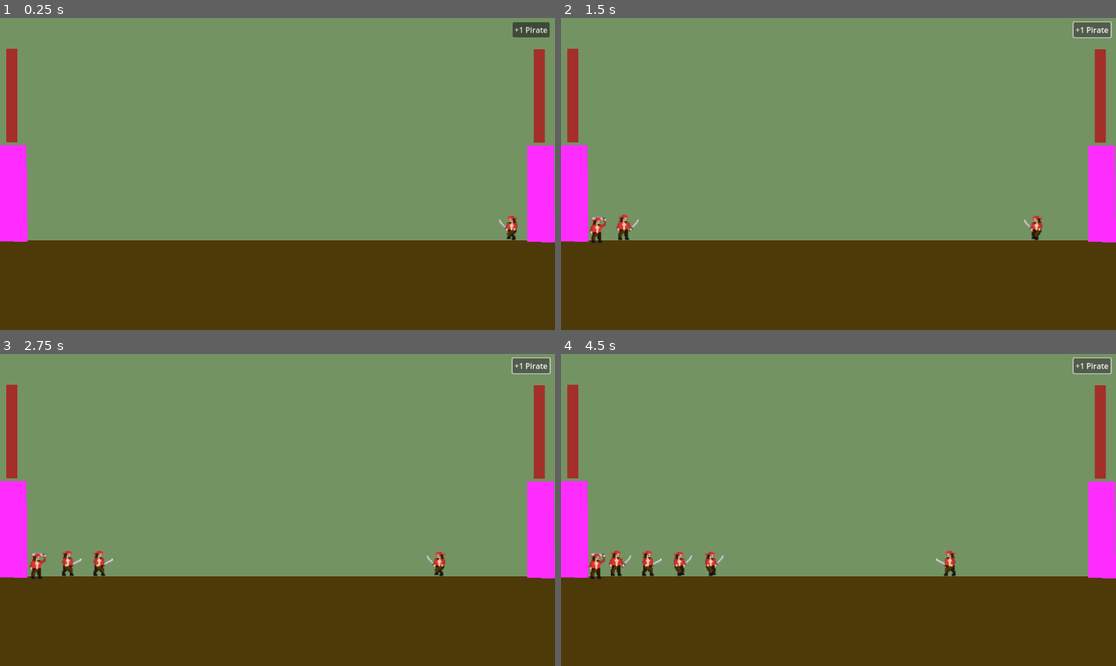
Above: before the commit, frames 1-4 (two rows, left to right).
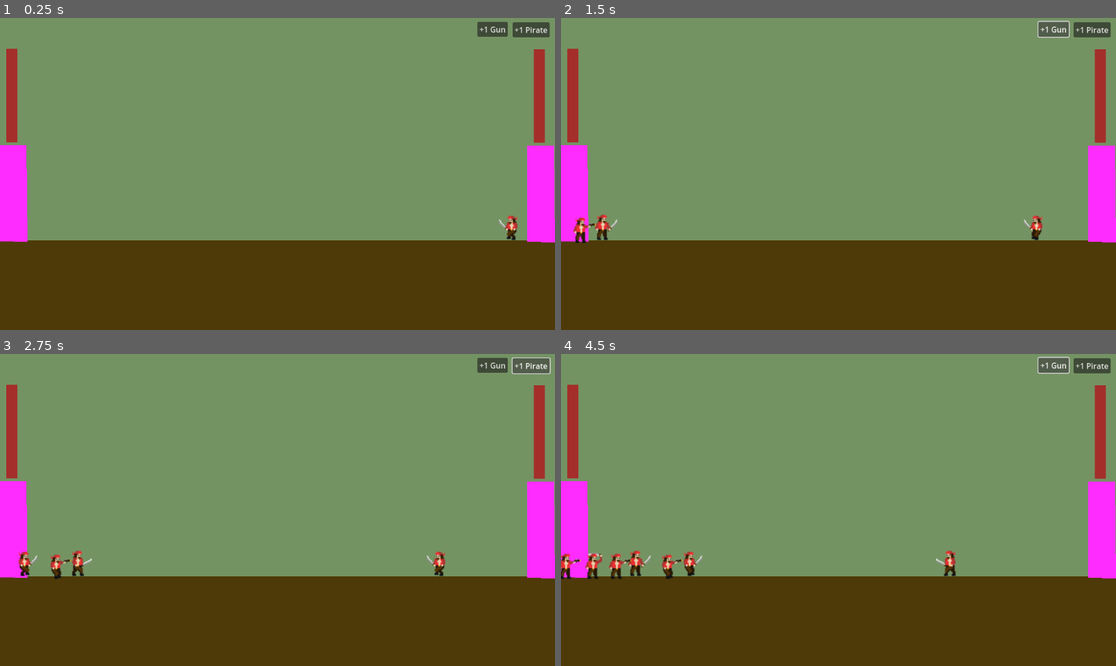
Above: after the commit, the same moments.

Repository: Krayorn/age-of-war
Game: Godot game, scene res://World/World.tscn
The game is run twice, just before and just after one commit, with the same random seed, the same clock (stepped at 60 frames per second) and the same inputs.
Inputs:
- Up to frame 1 (0.25 s): no input
- Up to frame 2 (1.5 s): click "+1 Pirate" at 0.5 s; click "+1 Pirate" (after the commit: "+1 Gun") at 1.25 s
- Up to frame 3 (2.75 s): click "+1 Pirate" at 2 s
- Up to frame 4 (4.5 s): click "+1 Pirate" (after the commit: "+1 Gun") at 2.75 s; click "+1 Pirate" at 3.5 s; click "+1 Pirate" (after the commit: "+1 Gun") at 4.25 s

The runs differ from the first frame. In frame 1, 0.3% of the frame differs, in the area x 85-92%, y 1-7%; in frame 2, 1.0%; in frame 3, 1.1%; in frame 4, 1.8%, in the area x 0-100%, y 0-73%.

Commit message:
gun man working

Diff:
--- /dev/null
+++ b/HUD/RangeSpawner.tscn
@@ -0,0 +1,9 @@
+[gd_scene load_steps=2 format=3 uid="uid://q3p6g7t7tylq"]
+
+[ext_resource type="Script" uid="uid://dk4xssf408hqc" path="res://HUD/range_spawner.gd" id="1_tel2p"]
+
+[node name="UnitSpawner" type="Button"]
+text = "+1 Gun"
+script = ExtResource("1_tel2p")
+
+[connection signal="pressed" from="." to="." method="_on_pressed"]
--- /dev/null
+++ b/HUD/range_spawner.gd
@@ -0,0 +1,6 @@
+extends Button
+
+signal spawn_pirate_gun
+
+func _on_pressed() -> void:
+	emit_signal("spawn_pirate_gun")
--- a/Units/Enemy.tscn
+++ /dev/null
@@ -1,111 +0,0 @@
-[gd_scene load_steps=16 format=3 uid="uid://b2takaa4eh6kc"]
-
-[ext_resource type="Script" uid="uid://duc6y8ea877cy" path="res://Units/enemy.gd" id="1_61fmc"]
-[ext_resource type="Texture2D" uid="uid://m2elnrcdi27v" path="res://assets/Walk.png" id="2_blhji"]
-[ext_resource type="Texture2D" uid="uid://bjql3j56eck61" path="res://assets/Slash.png" id="2_h63ht"]
-[ext_resource type="Texture2D" uid="uid://cluk3fapnp3a1" path="res://assets/Idle.png" id="2_jbf7v"]
-
-[sub_resource type="RectangleShape2D" id="RectangleShape2D_da46e"]
-size = Vector2(39, 63)
-
-[sub_resource type="CircleShape2D" id="CircleShape2D_61fmc"]
-radius = 12.0
-
-[sub_resource type="AtlasTexture" id="AtlasTexture_tqp4p"]
-atlas = ExtResource("2_jbf7v")
-region = Rect2(0, 0, 32, 32)
-
-[sub_resource type="AtlasTexture" id="AtlasTexture_wucbc"]
-atlas = ExtResource("2_jbf7v")
-region = Rect2(32, 0, 32, 32)
-
-[sub_resource type="AtlasTexture" id="AtlasTexture_lr8yu"]
-atlas = ExtResource("2_h63ht")
-region = Rect2(0, 0, 32, 32)
-
-[sub_resource type="AtlasTexture" id="AtlasTexture_siy3s"]
-atlas = ExtResource("2_h63ht")
-region = Rect2(32, 0, 32, 32)
-
-[sub_resource type="AtlasTexture" id="AtlasTexture_h63ht"]
-atlas = ExtResource("2_blhji")
-region = Rect2(0, 0, 32, 32)
-
-[sub_resource type="AtlasTexture" id="AtlasTexture_jbf7v"]
-atlas = ExtResource("2_blhji")
-region = Rect2(32, 0, 32, 32)
-
-[sub_resource type="AtlasTexture" id="AtlasTexture_8vdwa"]
-atlas = ExtResource("2_blhji")
-region = Rect2(64, 0, 32, 32)
-
-[sub_resource type="AtlasTexture" id="AtlasTexture_aanb4"]
-atlas = ExtResource("2_blhji")
-region = Rect2(96, 0, 32, 32)
-
-[sub_resource type="SpriteFrames" id="SpriteFrames_lr8yu"]
-animations = [{
-"frames": [{
-"duration": 1.0,
-"texture": SubResource("AtlasTexture_tqp4p")
-}, {
-"duration": 1.0,
-"texture": SubResource("AtlasTexture_wucbc")
-}],
-"loop": true,
-"name": &"idle",
-"speed": 5.0
-}, {
-"frames": [{
-"duration": 1.0,
-"texture": SubResource("AtlasTexture_lr8yu")
-}, {
-"duration": 1.0,
-"texture": SubResource("AtlasTexture_siy3s")
-}],
-"loop": false,
-"name": &"slash",
-"speed": 5.0
-}, {
-"frames": [{
-"duration": 1.0,
-"texture": SubResource("AtlasTexture_h63ht")
-}, {
-"duration": 1.0,
-"texture": SubResource("AtlasTexture_jbf7v")
-}, {
-"duration": 1.0,
-"texture": SubResource("AtlasTexture_8vdwa")
-}, {
-"duration": 1.0,
-"texture": SubResource("AtlasTexture_aanb4")
-}],
-"loop": true,
-"name": &"walk",
-"speed": 5.0
-}]
-
-[node name="Pirate" type="CharacterBody2D"]
-script = ExtResource("1_61fmc")
-
-[node name="CollisionShape2D" type="CollisionShape2D" parent="."]
-position = Vector2(15.5, -28.5)
-shape = SubResource("RectangleShape2D_da46e")
-
-[node name="Hitbox" type="Area2D" parent="."]
-position = Vector2(41, -31)
-
-[node name="CollisionShape2D" type="CollisionShape2D" parent="Hitbox"]
-position = Vector2(7, 0)
-shape = SubResource("CircleShape2D_61fmc")
-
-[node name="AttackTimer" type="Timer" parent="."]
-one_shot = true
-
-[node name="animation" type="AnimatedSprite2D" parent="."]
-position = Vector2(17, -25)
-scale = Vector2(2, 2)
-sprite_frames = SubResource("SpriteFrames_lr8yu")
-animation = &"slash"
-
-[connection signal="timeout" from="AttackTimer" to="." method="_on_attack_timer_timeout"]
--- a/Units/Pirate.tscn
+++ b/Units/Pirate.tscn
@@ -1,3 +1,126 @@
-[gd_scene format=3 uid="uid://b3cw2bsyjoajo"]
+[gd_scene load_steps=17 format=3 uid="uid://b2takaa4eh6kc"]
 
-[node name="Pirate2" type="CharacterBody2D"]
+[ext_resource type="Script" uid="uid://c47dj58nhdgxe" path="res://Units/pirate.gd" id="1_61fmc"]
+[ext_resource type="Texture2D" uid="uid://m2elnrcdi27v" path="res://assets/PirateWalk.png" id="2_blhji"]
+[ext_resource type="Texture2D" uid="uid://bjql3j56eck61" path="res://assets/PirateSlash.png" id="2_h63ht"]
+[ext_resource type="Texture2D" uid="uid://cluk3fapnp3a1" path="res://assets/PirateIdle.png" id="2_jbf7v"]
+
+[sub_resource type="RectangleShape2D" id="RectangleShape2D_da46e"]
+size = Vector2(39, 63)
+
+[sub_resource type="CircleShape2D" id="CircleShape2D_61fmc"]
+radius = 12.0
+
+[sub_resource type="AtlasTexture" id="AtlasTexture_tqp4p"]
+atlas = ExtResource("2_jbf7v")
+region = Rect2(0, 0, 32, 32)
+
+[sub_resource type="AtlasTexture" id="AtlasTexture_wucbc"]
+atlas = ExtResource("2_jbf7v")
+region = Rect2(32, 0, 32, 32)
+
+[sub_resource type="AtlasTexture" id="AtlasTexture_lr8yu"]
+atlas = ExtResource("2_h63ht")
+region = Rect2(0, 0, 32, 32)
+
+[sub_resource type="AtlasTexture" id="AtlasTexture_siy3s"]
+atlas = ExtResource("2_h63ht")
+region = Rect2(32, 0, 32, 32)
+
+[sub_resource type="AtlasTexture" id="AtlasTexture_ntc4d"]
+atlas = ExtResource("2_blhji")
+region = Rect2(0, 0, 32, 32)
+
+[sub_resource type="AtlasTexture" id="AtlasTexture_h63ht"]
+atlas = ExtResource("2_blhji")
+region = Rect2(0, 0, 32, 32)
+
+[sub_resource type="AtlasTexture" id="AtlasTexture_jbf7v"]
+atlas = ExtResource("2_blhji")
+region = Rect2(32, 0, 32, 32)
+
+[sub_resource type="AtlasTexture" id="AtlasTexture_8vdwa"]
+atlas = ExtResource("2_blhji")
+region = Rect2(64, 0, 32, 32)
+
+[sub_resource type="AtlasTexture" id="AtlasTexture_aanb4"]
+atlas = ExtResource("2_blhji")
+region = Rect2(96, 0, 32, 32)
+
+[sub_resource type="SpriteFrames" id="SpriteFrames_lr8yu"]
+animations = [{
+"frames": [{
+"duration": 1.0,
+"texture": SubResource("AtlasTexture_tqp4p")
+}, {
+"duration": 1.0,
+"texture": SubResource("AtlasTexture_wucbc")
+}],
+"loop": true,
+"name": &"idle",
+"speed": 5.0
+}, {
+"frames": [{
+"duration": 1.0,
+"texture": SubResource("AtlasTexture_lr8yu")
+}, {
+"duration": 1.0,
+"texture": SubResource("AtlasTexture_siy3s")
+}],
+"loop": false,
+"name": &"slash",
+"speed": 5.0
+}, {
+"frames": [{
+"duration": 1.0,
+"texture": SubResource("AtlasTexture_ntc4d")
+}],
+"loop": true,
+"name": &"waiting_attack",
+"speed": 5.0
+}, {
+"frames": [{
+"duration": 1.0,
+"texture": SubResource("AtlasTexture_h63ht")
+}, {
+"duration": 1.0,
+"texture": SubResource("AtlasTexture_jbf7v")
+}, {
+"duration": 1.0,
+"texture": SubResource("AtlasTexture_8vdwa")
+}, {
+"duration": 1.0,
+"texture": SubResource("AtlasTexture_aanb4")
+}],
+"loop": true,
+"name": &"walk",
+"speed": 5.0
+}]
+
+[node name="Pirate" type="CharacterBody2D"]
+collision_layer = 0
+collision_mask = 0
+script = ExtResource("1_61fmc")
+
+[node name="CollisionShape2D" type="CollisionShape2D" parent="."]
+position = Vector2(15.5, -28.5)
+shape = SubResource("RectangleShape2D_da46e")
+
+[node name="Hitbox" type="Area2D" parent="."]
+position = Vector2(41, -31)
+collision_mask = 7
+
+[node name="CollisionShape2D" type="CollisionShape2D" parent="Hitbox"]
+position = Vector2(7, 0)
+shape = SubResource("CircleShape2D_61fmc")
+
+[node name="AttackTimer" type="Timer" parent="."]
+one_shot = true
+
+[node name="animation" type="AnimatedSprite2D" parent="."]
+position = Vector2(17, -25)
+scale = Vector2(2, 2)
+sprite_frames = SubResource("SpriteFrames_lr8yu")
+animation = &"waiting_attack"
+
+[connection signal="timeout" from="AttackTimer" to="." method="_on_attack_timer_timeout"]
--- a/Units/PirateGun.tscn
+++ b/Units/PirateGun.tscn
@@ -1,69 +1,77 @@
-[gd_scene load_steps=5 format=3 uid="uid://bfud1ldvrk21k"]
+[gd_scene load_steps=14 format=3 uid="uid://bfud1ldvrk21k"]
 
-[sub_resource type="GDScript" id="GDScript_45lqv"]
-script/source = "extends CharacterBody2D
-
-@export var side := 1.0
-
-var health = 20
-var damage = 10
-var cooldown = false
-
-@onready var hitbox := $Hitbox
-const SPEED = 60.0
-
-func _ready():
-	if side == -1:
-		$animation.flip_h = true
-		hitbox.position.x = -160.005
-
-func _physics_process(delta: float) -> void:
-	velocity = Vector2.RIGHT * SPEED * side
-
-	var overlapping_bodies = $Hitbox.get_overlapping_bodies()
-	if overlapping_bodies.size() > 0:
-		for body in overlapping_bodies:
-			if body.side != side && !cooldown:
-				attack(body)
-				return
-
-		if !cooldown:
-			$animation.play(\"idle\")
-		return
-
-	$animation.play(\"walk\")
-	move_and_slide()
-
-
-func get_hurt(damage):
-	health -= damage
-	if health <= 0:
-		queue_free() # send money if side == -1
-
-func attack(body):
-	cooldown = true
-
-	$animation.play(\"slash\")
-
-	if body.has_method(\"get_hurt\"):
-		body.get_hurt(damage)
-
-	$AttackTimer.start()
-
-func _on_attack_timer_timeout() -> void:
-	cooldown = false
-"
+[ext_resource type="Texture2D" uid="uid://daogutjmqiq51" path="res://assets/PirateGunWalk.png" id="1_gbcmk"]
+[ext_resource type="Script" uid="uid://dsjjc4wd3e36h" path="res://Units/pirate_gun.gd" id="1_rfy7y"]
+[ext_resource type="Texture2D" uid="uid://bjql3j56eck61" path="res://assets/PirateSlash.png" id="2_maod6"]
 
 [sub_resource type="RectangleShape2D" id="RectangleShape2D_da46e"]
 size = Vector2(39, 63)
 
 [sub_resource type="RectangleShape2D" id="RectangleShape2D_rfy7y"]
-size = Vector2(221, 20)
+size = Vector2(25.994286, 25.067146)
+
+[sub_resource type="RectangleShape2D" id="RectangleShape2D_mkf3c"]
+size = Vector2(196.00502, 25.156788)
+
+[sub_resource type="AtlasTexture" id="AtlasTexture_epckm"]
+atlas = ExtResource("2_maod6")
+region = Rect2(0, 0, 32, 32)
+
+[sub_resource type="AtlasTexture" id="AtlasTexture_h58j6"]
+atlas = ExtResource("2_maod6")
+region = Rect2(32, 0, 32, 32)
+
+[sub_resource type="AtlasTexture" id="AtlasTexture_mkf3c"]
+atlas = ExtResource("1_gbcmk")
+region = Rect2(0, 0, 32, 32)
+
+[sub_resource type="AtlasTexture" id="AtlasTexture_maod6"]
+atlas = ExtResource("1_gbcmk")
+region = Rect2(32, 0, 32, 32)
+
+[sub_resource type="AtlasTexture" id="AtlasTexture_rfy7y"]
+atlas = ExtResource("1_gbcmk")
+region = Rect2(64, 0, 32, 32)
+
+[sub_resource type="AtlasTexture" id="AtlasTexture_nvllp"]
+atlas = ExtResource("1_gbcmk")
+region = Rect2(96, 0, 32, 32)
 
 [sub_resource type="SpriteFrames" id="SpriteFrames_gbcmk"]
+animations = [{
+"frames": [{
+"duration": 1.0,
+"texture": SubResource("AtlasTexture_epckm")
+}, {
+"duration": 1.0,
+"texture": SubResource("AtlasTexture_h58j6")
+}],
+"loop": false,
+"name": &"melee",
+"speed": 5.0
+}, {
+"frames": [{
+"duration": 1.0,
+"texture": SubResource("AtlasTexture_mkf3c")
+}, {
+"duration": 1.0,
+"texture": SubResource("AtlasTexture_maod6")
+}, {
+"duration": 1.0,
+"texture": SubResource("AtlasTexture_rfy7y")
+}, {
+"duration": 1.0,
+"texture": SubResource("AtlasTexture_nvllp")
+}],
+"loop": true,
+"name": &"walk",
+"speed": 5.0
+}]
 
 [node name="PirateGun" type="CharacterBody2D"]
-script = SubResource("GDScript_45lqv")
+collision_layer = 0
+collision_mask = 0
+script = ExtResource("1_rfy7y")
 
 [node name="CollisionShape2D" type="CollisionShape2D" parent="."]
 position = Vector2(15.5, -28.5)
@@ -74,8 +82,17 @@
 rotation = -0.0028006176
 
 [node name="CollisionShape2D" type="CollisionShape2D" parent="Hitbox"]
-position = Vector2(107.5, 0)
+position = Vector2(10.960743, 2.5335846)
 shape = SubResource("RectangleShape2D_rfy7y")
+
+[node name="RangeHitbox" type="Area2D" parent="."]
+position = Vector2(81.913025, -62.1147)
+rotation = -0.005601235
+scale = Vector2(0.99999994, 0.99999994)
+
+[node name="CollisionShape2D" type="CollisionShape2D" parent="RangeHitbox"]
+position = Vector2(83.900185, 33.585175)
+shape = SubResource("RectangleShape2D_mkf3c")
 
 [node name="AttackTimer" type="Timer" parent="."]
 one_shot = true
@@ -84,5 +101,7 @@
 position = Vector2(17, -25)
 scale = Vector2(2, 2)
 sprite_frames = SubResource("SpriteFrames_gbcmk")
+animation = &"melee"
 
 [connection signal="timeout" from="AttackTimer" to="." method="_on_attack_timer_timeout"]
+[connection signal="animation_finished" from="animation" to="." method="_on_animation_animation_finished"]
--- a/Units/enemy.gd
+++ b/Units/enemy.gd
@@ -1,20 +1,38 @@
 extends CharacterBody2D
+class_name UnitBase
 
-@export var side := 1.0
+var health = 0
+var damage = 0
+var animationIdle = "idle"
+var animationWalk = "idle"
+var animationAttack = "idle"
+var animationWaitingAttack = "idle"
 
-var health = 30
-var damage = 10
+var side := 1.0
 var cooldown = false
+var attack_target = null
 
 @onready var hitbox := $Hitbox
 const SPEED = 60.0
 
 func _ready():
+	$animation.animation_finished.connect(_on_animation_finished)
+
+	if side == 1:
+		$Hitbox.collision_mask = 1 | 2
+		collision_layer = 1
+		collision_mask = 1 | 2
+	else:
+		collision_layer = 1
+		collision_mask = 1 | 3
+		$Hitbox.collision_mask = 1 | 3
+
+
 	if side == -1:
 		$animation.flip_h = true
 		hitbox.position.x = -26
 
-func _physics_process(delta: float) -> void:
+func _physics_process(_delta: float) -> void:
 	velocity = Vector2.RIGHT * SPEED * side
 
 	var overlapping_bodies = $Hitbox.get_overlapping_bodies()
@@ -25,27 +43,31 @@
 				return
 
 		if !cooldown:
-			$animation.play("idle")
+			$animation.play(animationIdle)
 		return
 
-	$animation.play("walk")
+	$animation.play(animationWalk)
 	move_and_slide()
 
 
-func get_hurt(damage):
-	health -= damage
+func get_hurt(damage_received):
+	health -= damage_received
 	if health <= 0:
 		queue_free() # send money if side == -1
 
 func attack(body):
 	cooldown = true
 
-	$animation.play("slash")
+	$animation.play(animationAttack)
+	attack_target = body
+	$AttackTimer.start()
 
-	if body.has_method("get_hurt"):
-		body.get_hurt(damage)
-
-	$AttackTimer.start()
+func _on_animation_finished() -> void:
+	if $animation.animation == animationAttack and attack_target:
+		if is_instance_valid(attack_target) and attack_target.has_method("get_hurt"):
+			attack_target.get_hurt(damage)
+		attack_target = null
+		$animation.play(animationWaitingAttack)
 
 func _on_attack_timer_timeout() -> void:
 	cooldown = false
--- /dev/null
+++ b/Units/pirate.gd
@@ -0,0 +1,11 @@
+extends UnitBase
+
+func _ready():
+	super()
+	health = 30
+	damage = 10
+
+	animationIdle = "idle"
+	animationWalk = "walk"
+	animationAttack = "slash"
+	animationWaitingAttack = "waiting_attack"
--- /dev/null
+++ b/Units/pirate_gun.gd
@@ -0,0 +1,65 @@
+extends UnitBase
+
+var animationAttackMelee = "melee"
+
+@onready var rangeHitbox := $RangeHitbox
+
+func _ready():
+	super()
+	health = 30
+	damage = 10
+
+	animationIdle = "walk"
+	animationWalk = "walk"
+	animationAttack = "melee"
+	animationWaitingAttack = "walk"
+
+	if side == 1:
+		rangeHitbox.collision_mask = 1 | 2
+		collision_layer = 1
+		collision_mask = 1 | 2
+	else:
+		collision_layer = 1
+		collision_mask = 1 | 3
+		rangeHitbox.collision_mask = 1 | 3
+
+
+func _physics_process(_delta: float) -> void:
+	velocity = Vector2.RIGHT * SPEED * side
+	var melee_targets = $Hitbox.get_overlapping_bodies()
+	var range_targets = $RangeHitbox.get_overlapping_bodies()
+
+	var enemy_in_melee = null
+	var enemy_in_range = null
+
+	for b in melee_targets:
+		if b.side != side:
+			enemy_in_melee = b
+			break
+
+	for b in range_targets:
+		if b.side != side:
+			enemy_in_range = b
+			break
+
+	if enemy_in_melee:
+		velocity = Vector2.ZERO
+		if !cooldown:
+			melee_attack(enemy_in_melee)
+		return
+
+	if enemy_in_range:
+		if !cooldown:
+			range_attack(enemy_in_range)
+
+	if !cooldown:
+		$animation.play(animationWalk)
+	move_and_slide()
+
+func melee_attack(body):
+	attack(body)
+	$animation.play(animationAttackMelee)
+
+func range_attack(body):
+	attack(body)
+	$animation.play(animationAttack)
--- a/World/World.tscn
+++ b/World/World.tscn
@@ -1,16 +1,17 @@
-[gd_scene load_steps=5 format=3 uid="uid://bumx21n4k1vti"]
+[gd_scene load_steps=6 format=3 uid="uid://bumx21n4k1vti"]
 
 [ext_resource type="Script" uid="uid://cfdmd4efpgxmy" path="res://World/world.gd" id="1_il6x7"]
 [ext_resource type="PackedScene" uid="uid://bfl0puvwvwax1" path="res://World/Base.tscn" id="2_y6flb"]
 [ext_resource type="PackedScene" uid="uid://cb70m3kpoi1p4" path="res://HUD/UnitSpawner.tscn" id="3_mlekv"]
+[ext_resource type="PackedScene" uid="uid://q3p6g7t7tylq" path="res://HUD/RangeSpawner.tscn" id="4_il6x7"]
 
 [sub_resource type="WorldBoundaryShape2D" id="WorldBoundaryShape2D_cmany"]
 distance = -25.0
 
 [node name="World" type="Node2D"]
 script = ExtResource("1_il6x7")
-metadata/_edit_vertical_guides_ = [65.0, 1155.0]
-metadata/_edit_horizontal_guides_ = [463.0, 641.0]
+metadata/_edit_vertical_guides_ = [65.0, 1155.0, 1158.0]
+metadata/_edit_horizontal_guides_ = [640.0, 641.0]
 
 [node name="ColorRect" type="ColorRect" parent="."]
 offset_right = 1152.0
@@ -34,10 +35,17 @@
 
 [node name="PlayerBase" parent="." instance=ExtResource("2_y6flb")]
 position = Vector2(-4, 418)
+collision_layer = 4
+collision_mask = 7
 
 [node name="AIBase" parent="." instance=ExtResource("2_y6flb")]
 position = Vector2(1091, 419)
+collision_layer = 2
+collision_mask = 7
 side = -1
+
+[node name="AISpawnTimer" type="Timer" parent="."]
+wait_time = 5.0
 
 [node name="UnitSpawner" parent="." instance=ExtResource("3_mlekv")]
 offset_left = 1064.0
@@ -45,10 +53,14 @@
 offset_right = 1141.0
 offset_bottom = 40.0
 
-[node name="AISpawnTimer" type="Timer" parent="."]
-wait_time = 5.0
+[node name="UnitSpawner2" parent="." instance=ExtResource("4_il6x7")]
+offset_left = 991.0
+offset_top = 8.0
+offset_right = 1054.0
+offset_bottom = 39.0
 
 [connection signal="base_dead" from="PlayerBase" to="." method="_on_player_base_base_dead"]
 [connection signal="base_dead" from="AIBase" to="." method="_on_ai_base_base_dead"]
+[connection signal="timeout" from="AISpawnTimer" to="." method="_on_ai_spawn_timer_timeout"]
 [connection signal="spawn_pirate" from="UnitSpawner" to="." method="_on_unit_spawner_spawn_pirate"]
-[connection signal="timeout" from="AISpawnTimer" to="." method="_on_ai_spawn_timer_timeout"]
+[connection signal="spawn_pirate_gun" from="UnitSpawner2" to="." method="_on_unit_spawner_2_spawn_pirate_gun"]
--- a/World/world.gd
+++ b/World/world.gd
@@ -6,7 +6,12 @@
 	ai_strategy()
 
 func _on_unit_spawner_spawn_pirate() -> void:
-	var unit = preload("res://Units/Enemy.tscn").instantiate()
+	var unit = preload("res://Units/Pirate.tscn").instantiate()
+	unit.side = 1
+	spawn(unit)
+
+func _on_unit_spawner_2_spawn_pirate_gun() -> void:
+	var unit = preload("res://Units/PirateGun.tscn").instantiate()
 	unit.side = 1
 	spawn(unit)
 
@@ -27,7 +32,7 @@
 
 func ai_strategy():
 	$AISpawnTimer.start()
-	var unit = preload("res://Units/Enemy.tscn").instantiate()
+	var unit = preload("res://Units/Pirate.tscn").instantiate()
 	unit.side = -1
 	spawn(unit)
 
Not shown, added: HUD/range_spawner.gd.uid
Not shown, added: Units/pirate.gd.uid
Not shown, added: Units/pirate_gun.gd.uid
Binary file added: assets/PirateGunWalk.png
Not shown, added: assets/PirateGunWalk.png.import
Renamed: assets/Idle.png -> assets/PirateIdle.png
Not shown, changed: assets/PirateIdle.png.import
Renamed: assets/Slash.png -> assets/PirateSlash.png
Not shown, changed: assets/PirateSlash.png.import
Renamed: assets/Walk.png -> assets/PirateWalk.png
Not shown, changed: assets/PirateWalk.png.import
